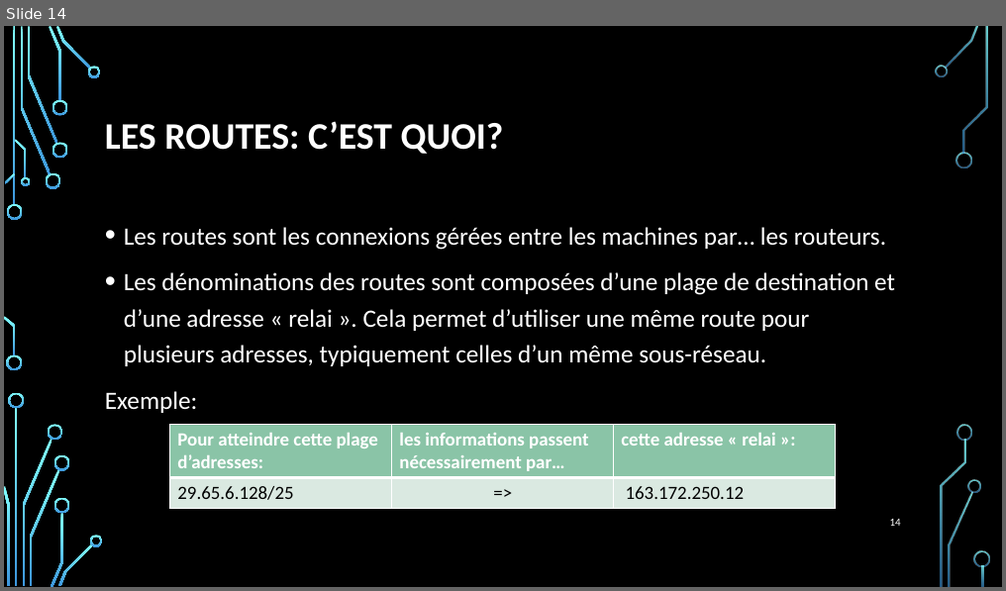
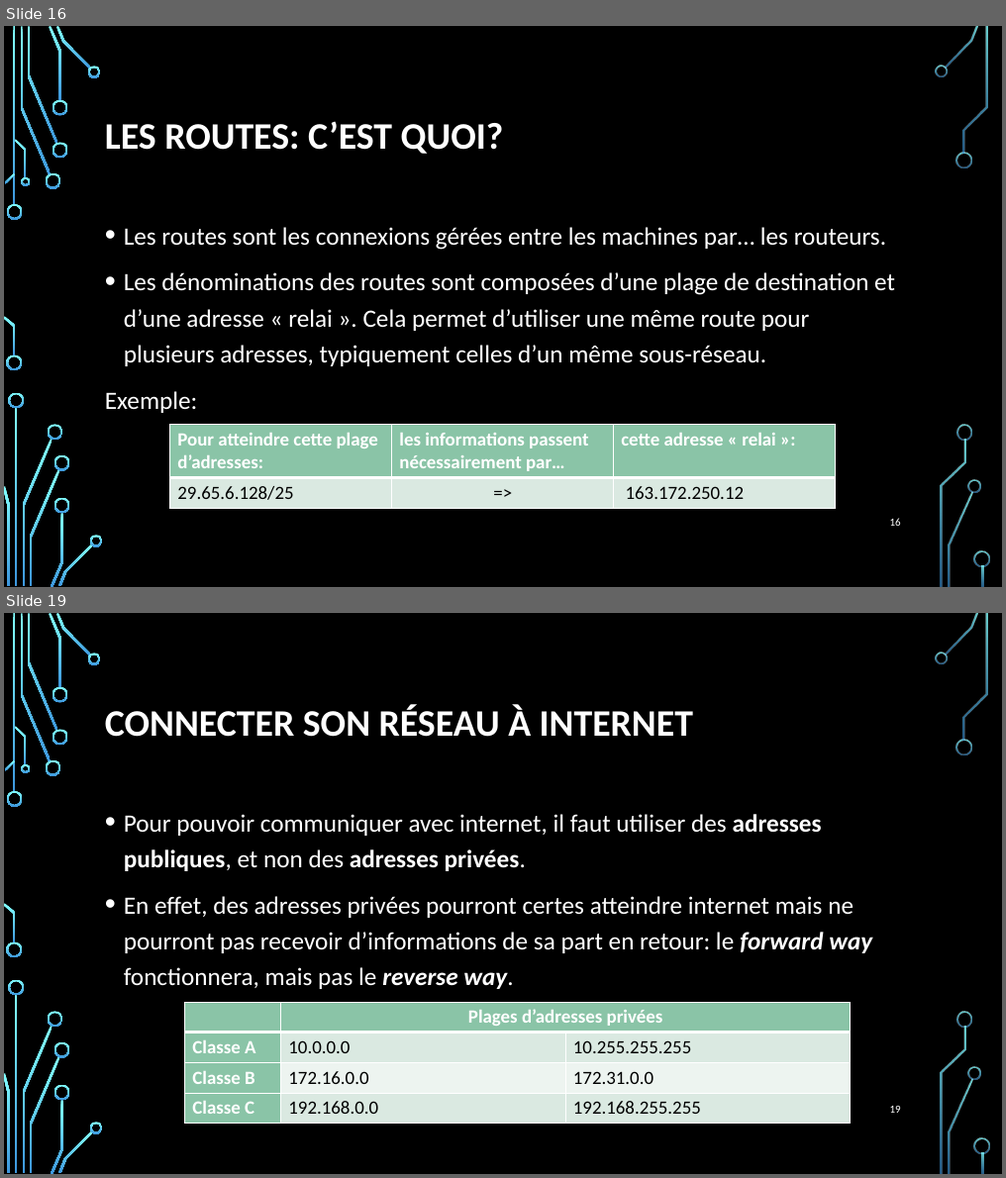
Before and after one commit to Jayleeva/42netpractice, a slide deck: Adressage ip.pptx. Shown one above the other, each under a label of ours: slide 14 before the commit, slides 16 and 19 after it; the slides between them are not shown. The pictures are 1006x591 and 1006x1178 pixels, drawn with LibreOffice and Linux fonts; fonts in the diff are those of the drawing; background and template pictures are left out. Boxes give left, top, right and bottom in pixels: in the first picture for what was removed or moved away, otherwise in the second. Text is boxed around its words. In the diff, an @@ line names an element or a change of style, - is before the commit and + after.

```diff
--- a/Adressage ip.pptx
+++ b/Adressage ip.pptx
@@ slide 19 added at (4, 613, 1002, 1174), background picture (left out); not listed: 36 template elements that a slide beside it also shows @@
@@ title added at (105, 704, 693, 737), 36 pt, text #FFFFFF, bold @@
+CONNECTER SON RÉSEAU À INTERNET
@@ text added at (124, 814, 872, 989), 24 pt, text #FFFFFF @@
+• Pour pouvoir communiquer avec internet, il faut utiliser des adresses publiques, et non des adresses privées.
+• En effet, des adresses privées pourront certes atteindre internet mais ne pourront pas recevoir d’informations de sa part en retour: le forward way fonctionnera, mais pas le reverse way.
@@ table added at (185, 1002, 849, 1124), 4 rows, 3 columns @@
+ | Plages d’adresses privées | 
+Classe A | 10.0.0.0 | 10.255.255.255
+Classe B | 172.16.0.0 | 172.31.0.0
+Classe C | 192.168.0.0 | 192.168.255.255
@@ page number added at (890, 1106, 901, 1113), 10.5 pt, text #FFFFFF @@
+19
@@ what was slide 14 is now slide 16 @@
@@ page number at (890, 518, 901, 526): text changed @@
-14
+16
```
Also in this commit, not shown: 5 slides changed, 3 other slides added, 1 slide removed.
